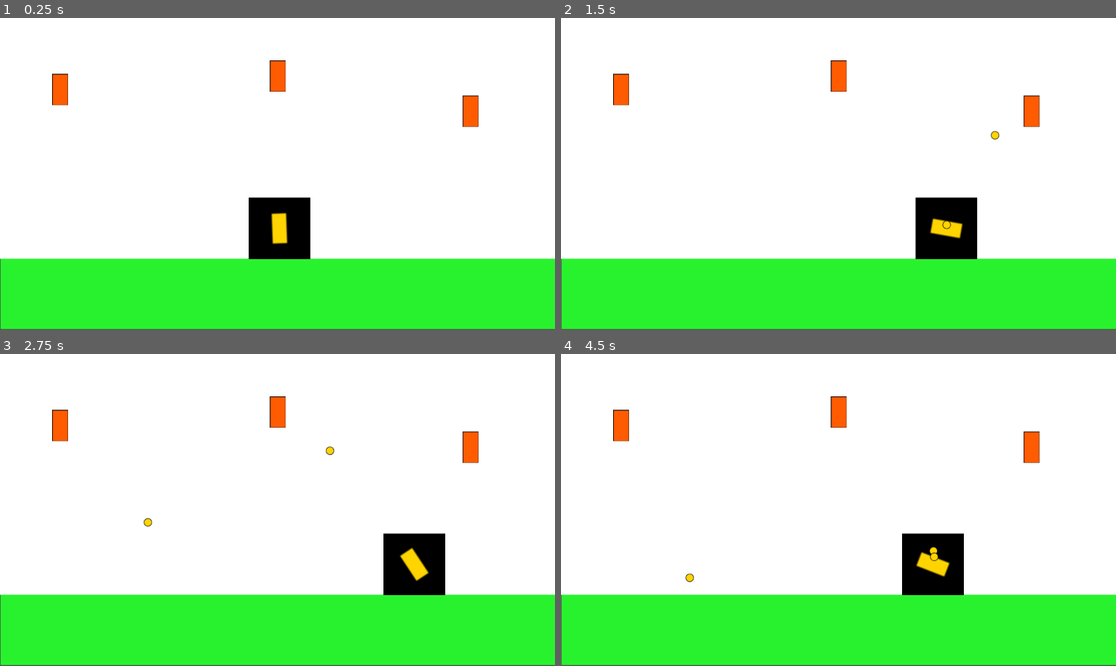
Above: before the commit, frames 1-4 (two rows, left to right).
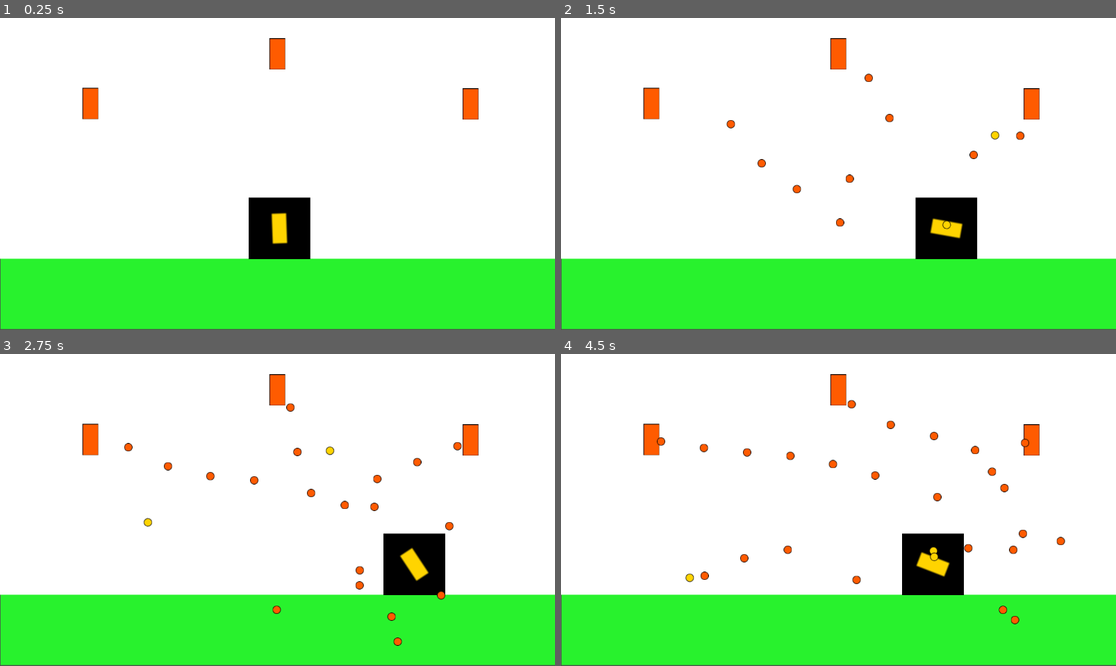
Above: after the commit, the same moments.

Repository: itsjoacor/entregas-ipv-rodriguez-joaquin
Game: Godot game, scene res://main.tscn
The game is run twice, just before and just after one commit, with the same random seed, the same clock (stepped at 60 frames per second) and the same inputs.
Inputs (mouse positions are in pixels of both pictures, inside the frame that each line leads up to):
- Up to frame 1 (0.25 s): no input
- Up to frame 2 (1.5 s): tap Enter at 0.5 s; move the mouse to (960, 158) at 0.52 s; hold Right (move_right) 0.53-1.28 s; click (960, 158) at 0.6 s; move the mouse to (727, 189) at 1.27 s; hold Left (move_left) from 1.28 s (still down); click (727, 189) at 1.35 s
- Up to frame 3 (2.75 s): move the mouse to (333, 441) at 2.02 s; release Left (move_left) at 2.03 s; hold Right (move_right) from 2.03 s (still down); click (333, 441) at 2.1 s
- Up to frame 4 (4.5 s): move the mouse to (810, 572) at 2.77 s; click (810, 572) at 2.85 s; move the mouse to (1005, 556) at 3.52 s; release Right (move_right) at 3.53 s; hold Left (move_left) from 3.53 s (still down); click (1005, 556) at 3.6 s; move the mouse to (672, 463) at 4.27 s; click (672, 463) at 4.35 s

The runs differ from the first frame. In frame 1, 1.2% of the frame differs, in the area x 9-87%, y 6-35%; in frame 2, 1.5%; in frame 3, 1.9%; in frame 4, 2.1%, in the area x 9-91%, y 6-87%.

Commit message:
finished

Diff:
--- a/entrega-2-rodriguez-joaquin/SegundaEntregaV2/blackbox/bulletTurret.tscn
+++ /dev/null
@@ -1,14 +0,0 @@
-[gd_scene load_steps=3 format=3 uid="uid://clcdwb18d5ls0"]
-
-[ext_resource type="Script" uid="uid://6qpgv0u4d6x8" path="res://bulletTurret.gd" id="1_7os84"]
-[ext_resource type="Texture2D" uid="uid://c0u4xmjawvno3" path="res://recursos/resources/proyectile_turret.png" id="2_xxjbg"]
-
-[node name="bullets" type="Area2D"]
-script = ExtResource("1_7os84")
-
-[node name="Sprite2D" type="Sprite2D" parent="."]
-texture = ExtResource("2_xxjbg")
-
-[node name="VisibleOnScreenNotifier2D" type="VisibleOnScreenNotifier2D" parent="."]
-
-[connection signal="screen_exited" from="VisibleOnScreenNotifier2D" to="." method="_on_screen_exited"]
--- a/entrega-2-rodriguez-joaquin/SegundaEntregaV2/blackbox/bulletTurret.gd
+++ b/entrega-2-rodriguez-joaquin/SegundaEntregaV2/blackbox/bullet_turret.gd
@@ -1,7 +1,8 @@
 extends Area2D
 
-var direction: Vector2 = Vector2.RIGHT
-var speed: float = 400
+
+var direction : Vector2 = Vector2.RIGHT
+var speed : float = 300
 
 func _physics_process(delta: float) -> void:
 	position += direction * speed * delta
--- /dev/null
+++ b/entrega-2-rodriguez-joaquin/SegundaEntregaV2/blackbox/bullet_turret.tscn
@@ -0,0 +1,14 @@
+[gd_scene load_steps=3 format=3 uid="uid://dqdrm5lfwbuvk"]
+
+[ext_resource type="Script" uid="uid://djlrdr7wmfdlk" path="res://bullet_turret.gd" id="1_vefrw"]
+[ext_resource type="Texture2D" uid="uid://c0u4xmjawvno3" path="res://recursos/resources/proyectile_turret.png" id="2_4m5e5"]
+
+[node name="bulletTurret" type="Area2D"]
+script = ExtResource("1_vefrw")
+
+[node name="Sprite2D" type="Sprite2D" parent="."]
+texture = ExtResource("2_4m5e5")
+
+[node name="VisibleOnScreenNotifier2D" type="VisibleOnScreenNotifier2D" parent="."]
+
+[connection signal="screen_exited" from="VisibleOnScreenNotifier2D" to="." method="_on_screen_exited"]
--- a/entrega-2-rodriguez-joaquin/SegundaEntregaV2/blackbox/main.tscn
+++ b/entrega-2-rodriguez-joaquin/SegundaEntregaV2/blackbox/main.tscn
@@ -1,9 +1,13 @@
-[gd_scene load_steps=3 format=3 uid="uid://dj6jk7h8oiwle"]
+[gd_scene load_steps=5 format=3 uid="uid://dj6jk7h8oiwle"]
 
 [ext_resource type="PackedScene" uid="uid://bp7vdx12go85q" path="res://player.tscn" id="1_ig7tw"]
-[ext_resource type="PackedScene" uid="uid://3uvfekpg5tpj" path="res://turret.tscn" id="2_0xm2m"]
+[ext_resource type="PackedScene" uid="uid://cobcavtrjmlag" path="res://turret.tscn" id="2_0xm2m"]
+[ext_resource type="PackedScene" uid="uid://c3qr64e7rtupw" path="res://player1.tscn" id="3_h2yge"]
+
+[sub_resource type="GDScript" id="GDScript_ig7tw"]
 
 [node name="Main" type="Node"]
+script = SubResource("GDScript_ig7tw")
 
 [node name="StartPosition" type="Marker2D" parent="."]
 position = Vector2(580, 500)
@@ -23,10 +27,13 @@
 position = Vector2(580, 437)
 
 [node name="Turret" parent="." instance=ExtResource("2_0xm2m")]
-position = Vector2(577, 121)
+position = Vector2(576, 75)
+
+[node name="player" parent="." instance=ExtResource("3_h2yge")]
+position = Vector2(579, 408)
 
 [node name="Turret2" parent="." instance=ExtResource("2_0xm2m")]
-position = Vector2(977, 194)
+position = Vector2(188, 178)
 
 [node name="Turret3" parent="." instance=ExtResource("2_0xm2m")]
-position = Vector2(125, 149)
+position = Vector2(977, 179)
--- /dev/null
+++ b/entrega-2-rodriguez-joaquin/SegundaEntregaV2/blackbox/player1.tscn
@@ -0,0 +1,15 @@
+[gd_scene load_steps=3 format=3 uid="uid://c3qr64e7rtupw"]
+
+[ext_resource type="Script" uid="uid://bpbikqqo0lcvu" path="res://player_1.gd" id="1_pqb02"]
+
+[sub_resource type="RectangleShape2D" id="RectangleShape2D_pqb02"]
+size = Vector2(115.5, 107)
+
+[node name="player" type="CharacterBody2D"]
+script = ExtResource("1_pqb02")
+
+[node name="CollisionShape2D" type="CollisionShape2D" parent="."]
+position = Vector2(-2, 0)
+shape = SubResource("RectangleShape2D_pqb02")
+
+[node name="Sprite2D" type="Sprite2D" parent="."]
--- /dev/null
+++ b/entrega-2-rodriguez-joaquin/SegundaEntregaV2/blackbox/player_1.gd
@@ -0,0 +1,6 @@
+extends CharacterBody2D
+
+func _physics_process(_delta):
+	var input = Input.get_action_strength("ui_right") - Input.get_action_strength("ui_left")
+	velocity = Vector2(input, 0) * 400
+	move_and_slide()
--- /dev/null
+++ b/entrega-2-rodriguez-joaquin/SegundaEntregaV2/blackbox/testScene.tscn
@@ -0,0 +1,12 @@
+[gd_scene load_steps=3 format=3 uid="uid://ditoun70f5vdj"]
+
+[ext_resource type="PackedScene" uid="uid://c3qr64e7rtupw" path="res://player1.tscn" id="1_vixnb"]
+[ext_resource type="PackedScene" uid="uid://cobcavtrjmlag" path="res://turret.tscn" id="2_5lntk"]
+
+[node name="Test" type="Node2D"]
+
+[node name="player" parent="." instance=ExtResource("1_vixnb")]
+position = Vector2(619, 401)
+
+[node name="Turret" parent="." instance=ExtResource("2_5lntk")]
+position = Vector2(619, 171)
--- a/entrega-2-rodriguez-joaquin/SegundaEntregaV2/blackbox/turret.gd
+++ b/entrega-2-rodriguez-joaquin/SegundaEntregaV2/blackbox/turret.gd
@@ -5,8 +5,9 @@
 @export var ammo : PackedScene
 
 var player
+
 func _ready():
-	player = get_parent().find_child("Player")
+	player = get_parent().find_child("player")
 
 func _physics_process(_delta):
 	_aim()
@@ -16,4 +17,17 @@
 	ray_cast.target_position = to_local(player.position)
 
 func _check_player_collision():
-	pass
+	if ray_cast.get_collider() == player and timer.is_stopped():
+		timer.start()
+	elif ray_cast.get_collider() != player and not timer.is_stopped():
+		timer.stop()
+
+
+func _on_timer_timeout():
+	_shoot()
+
+func _shoot():
+	var bullet = ammo.instantiate()
+	bullet.position = position
+	bullet.direction = (ray_cast.target_position).normalized()
+	get_tree().current_scene.add_child(bullet)
--- a/entrega-2-rodriguez-joaquin/SegundaEntregaV2/blackbox/turret.tscn
+++ b/entrega-2-rodriguez-joaquin/SegundaEntregaV2/blackbox/turret.tscn
@@ -1,8 +1,8 @@
-[gd_scene load_steps=4 format=3 uid="uid://3uvfekpg5tpj"]
+[gd_scene load_steps=4 format=3 uid="uid://cobcavtrjmlag"]
 
 [ext_resource type="Texture2D" uid="uid://d2dk128jro8gb" path="res://recursos/resources/turret.png" id="1_3oylf"]
-[ext_resource type="Script" uid="uid://trhofcs8mw5t" path="res://turret.gd" id="1_tjdg3"]
-[ext_resource type="PackedScene" uid="uid://clcdwb18d5ls0" path="res://bulletTurret.tscn" id="2_c5apd"]
+[ext_resource type="Script" uid="uid://bmya6hq70r4eu" path="res://turret.gd" id="1_tjdg3"]
+[ext_resource type="PackedScene" uid="uid://dqdrm5lfwbuvk" path="res://bullet_turret.tscn" id="2_c5apd"]
 
 [node name="Turret" type="Node2D"]
 script = ExtResource("1_tjdg3")
@@ -12,7 +12,6 @@
 texture = ExtResource("1_3oylf")
 
 [node name="RayCast2D" type="RayCast2D" parent="."]
-target_position = Vector2(575, 620)
 collision_mask = 3
 
 [node name="Timer" type="Timer" parent="."]
Not shown, removed: entrega-2-rodriguez-joaquin/SegundaEntregaV2/blackbox/bulletTurret.gd.uid
Not shown, added: entrega-2-rodriguez-joaquin/SegundaEntregaV2/blackbox/bullet_turret.gd.uid
Not shown, added: entrega-2-rodriguez-joaquin/SegundaEntregaV2/blackbox/player_1.gd.uid
Not shown, changed: entrega-2-rodriguez-joaquin/SegundaEntregaV2/blackbox/turret.gd.uid
